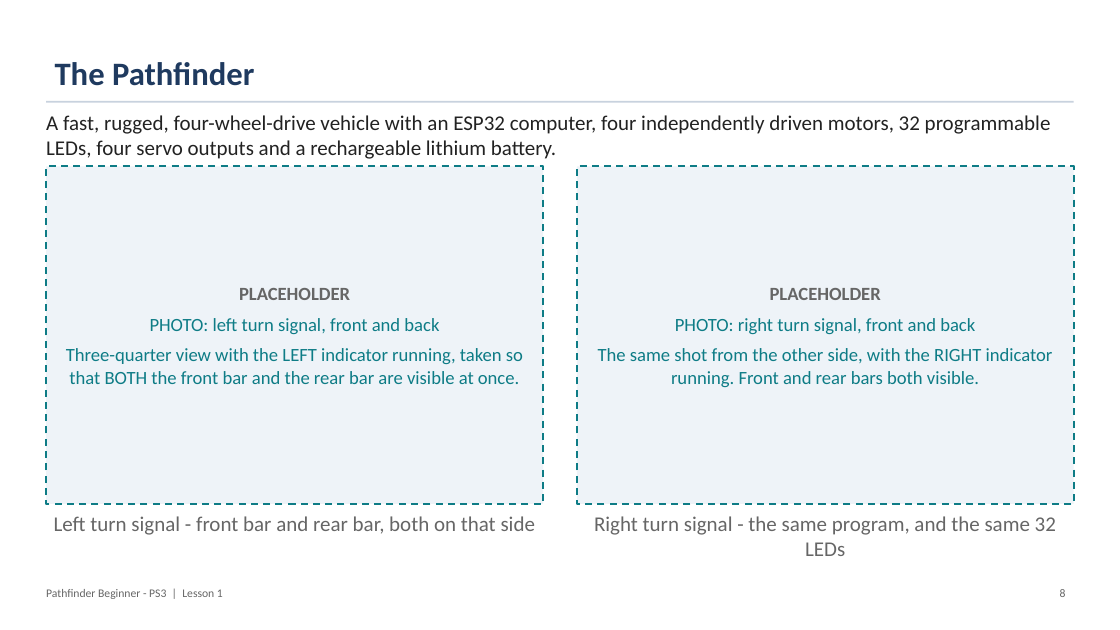
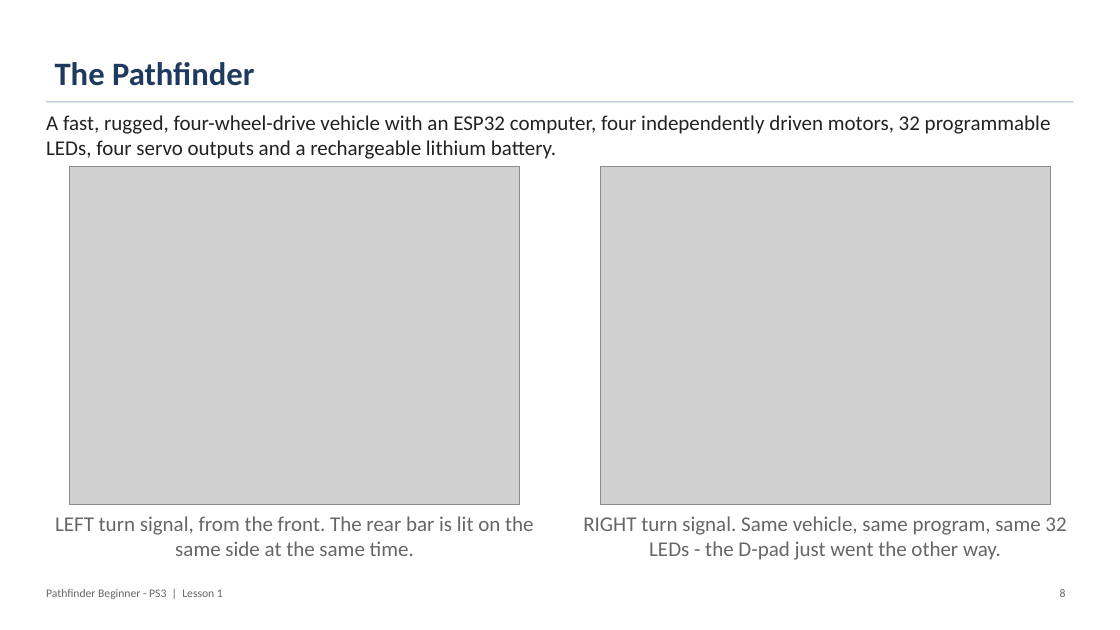
Before and after one commit to PorpoiseRobotics/porpoise-robotics, a slide deck: slide 8 of ground-vehicle/docs/courses/beginner-ps3/l1_introduction.pptx. Drawn at 1120x630 pixels with LibreOffice and Linux fonts; fonts in the diff are those of the drawing; grey boxes stand for pictures. Boxes give left, top, right and bottom in pixels: in the first picture for what was removed or moved away, otherwise in the second. Text is boxed around its words. In the diff, an @@ line names an element or a change of style, - is before the commit and + after.

```diff
--- a/ground-vehicle/docs/courses/beginner-ps3/l1_introduction.pptx
+++ b/ground-vehicle/docs/courses/beginner-ps3/l1_introduction.pptx
@@ rectangle removed at (46,166,544,504) @@
-PLACEHOLDER
-PHOTO: left turn signal, front and back
-Three-quarter view with the LEFT indicator running, taken so that BOTH the front bar and the rear bar are visible at once.
@@ picture added at (70,166,520,504) @@
@@ rectangle removed at (577,166,1075,504) @@
-PLACEHOLDER
-PHOTO: right turn signal, front and back
-The same shot from the other side, with the RIGHT indicator running. Front and rear bars both visible.
@@ picture added at (600,166,1050,504) @@
@@ text at (55,516,533,556): text changed @@
-Left turn signal - front bar and rear bar, both on that side
+LEFT turn signal, from the front. The rear bar is lit on the same side at the same time.
@@ text at (583,516,1066,560): text changed @@
-Right turn signal - the same program, and the same 32 LEDs
+RIGHT turn signal. Same vehicle, same program, same 32 LEDs - the D-pad just went the other way.
```
Also in this commit, not shown: 17 other files.
